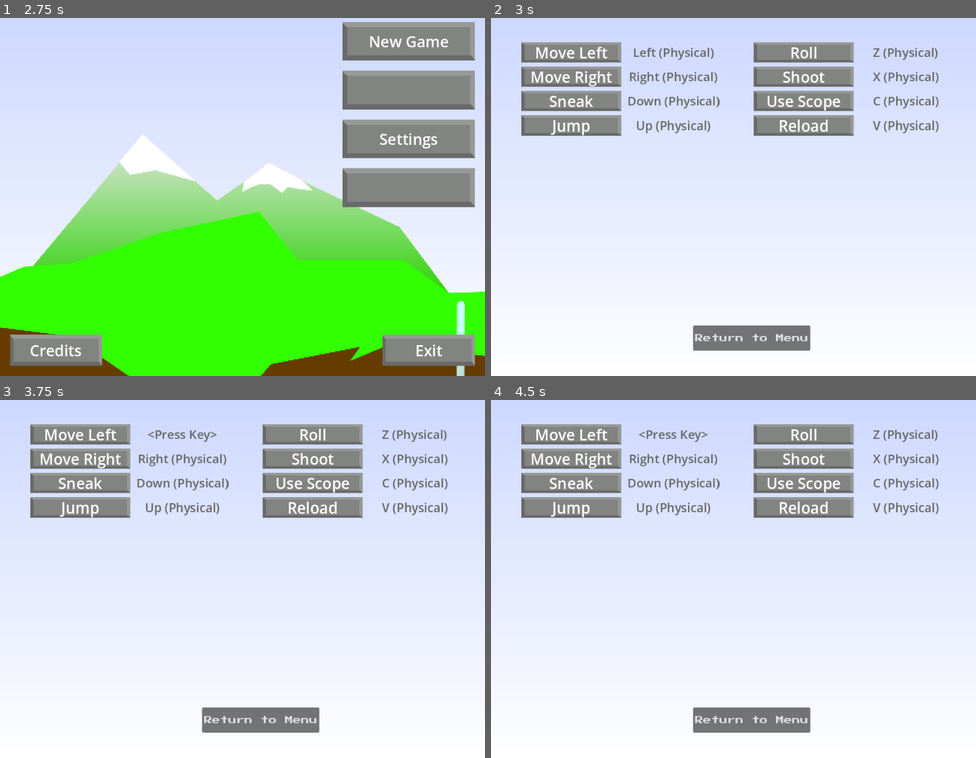
Above: before the commit, frames 1-4 (two rows, left to right).
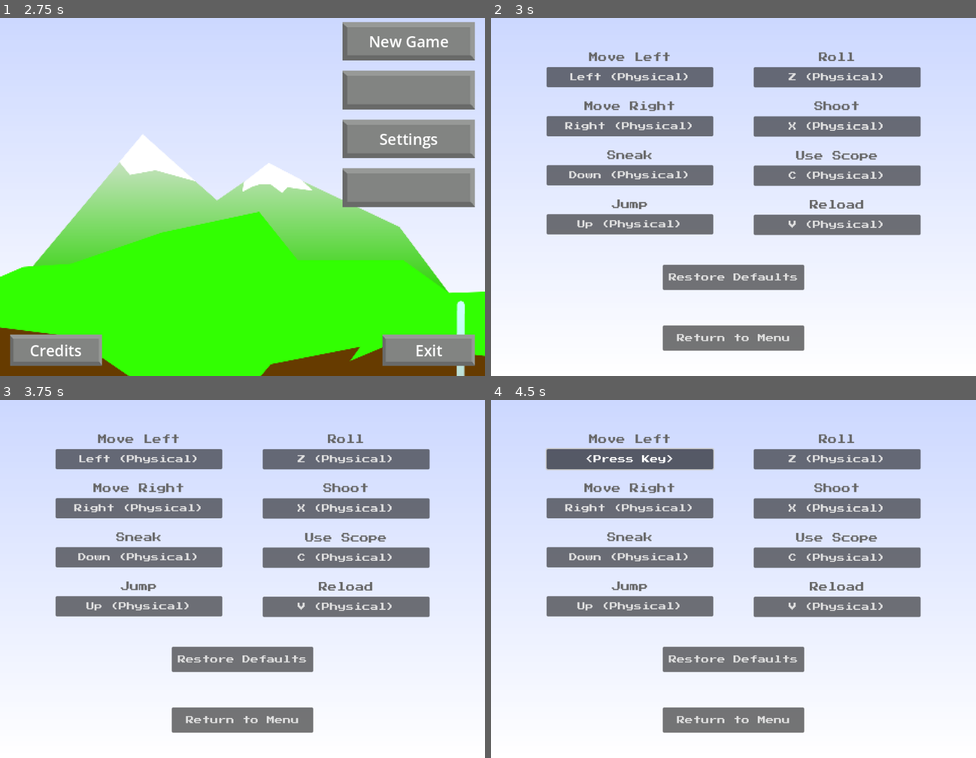
Above: after the commit, the same moments.

Repository: HMI-Studios/Skylands-WFA
Game: Godot game, scene res://ui/Intro.tscn
The game is run twice, just before and just after one commit, with the same random seed, the same clock (stepped at 60 frames per second) and the same inputs. Sound files missing from this copy of the repository are replaced by a short silence.
Inputs (mouse positions are in pixels of both pictures, inside the frame that each line leads up to):
- Up to frame 1 (2.75 s): move the mouse to (349, 175) at 0.52 s; hold C (scope) 0.53-1.28 s; hold Right (move_right) 0.53-2.03 s; click (349, 175) at 0.67 s; tap Up (jump) at 0.77, 1.52 s; move the mouse to (145, 211) at 1.27 s; tap X (shoot) at 1.35 s; tap Enter at 2 s; move the mouse to (291, 114) at 2.02 s; hold Left (move_left) from 2.03 s (still down); hold Space (space) from 2.03 s (still down)
- Up to frame 2 (3 s): release Left (move_left) at 2.75 s; release Space (space) at 2.75 s; click "Settings" at 2.75 s
- Up to frame 3 (3.75 s): click (82, 435) at 3.5 s, where only the run before the commit has a clickable "Move Left"
- Up to frame 4 (4.5 s): click (631, 460) at 4.25 s, where only the run after the commit has a clickable "Left (Physical)"

Frame 1 is identical in both runs. In frame 2, 25% of the frame differs, in the area x 6-93%, y 6-94%; in frame 3, 25%; in frame 4, 25%.

Commit message:
switch to a new button style

Diff:
--- a/project/scripts/ControlAssignBtn.gd
+++ b/project/scripts/ControlAssignBtn.gd
@@ -1,4 +1,4 @@
-extends HBoxContainer
+extends VBoxContainer
 
 
 @export var action: String
@@ -11,27 +11,27 @@
     assert(action)
     assert(title)
 
-    %Title.text = title
+    $Title.text = title
     if len(InputMap.action_get_events(action)) > 0:
-        $Keybind.text = InputMap.action_get_events(action)[0].as_text()
+        $Btn.text = InputMap.action_get_events(action)[0].as_text()
     else:
-        $Keybind.text = "<Unassigned>"
+        $Btn.text = "<Unassigned>"
 
 
 func _on_btn_toggled(toggled_on):
     button_pressed = toggled_on
     set_process_unhandled_input(button_pressed)
     if button_pressed:
-        $Keybind.text = "<Press Key>"
+        $Btn.text = "<Press Key>"
         release_focus()
     else:
-        $Keybind.text = InputMap.action_get_events(action)[0].as_text()
+        $Btn.text = InputMap.action_get_events(action)[0].as_text()
         grab_focus()
 
 
 func _unhandled_input(event):
-    if event.pressed and button_pressed:
+    if is_instance_of(event, InputEventKey) and event.pressed and button_pressed:
         InputMap.action_erase_events(action)
         InputMap.action_add_event(action, event)
         button_pressed = false
-        $Keybind.text = InputMap.action_get_events(action)[0].as_text()
+        $Btn.text = InputMap.action_get_events(action)[0].as_text()
--- a/project/scripts/ControlsMenu.gd
+++ b/project/scripts/ControlsMenu.gd
@@ -4,3 +4,8 @@
 func _on_button_pressed():
     Global.save_config()
     get_tree().change_scene_to_file("res://ui/PlayMenu.tscn")
+
+
+func _on_reset_pressed():
+    InputMap.load_from_project_settings()
+    get_tree().change_scene_to_file("res://ui/ControlsMenu.tscn")
--- /dev/null
+++ b/project/ui/ButtonTheme.tres
@@ -0,0 +1,6 @@
+[gd_resource type="Theme" load_steps=2 format=3 uid="uid://bncx8ccsmusd0"]
+
+[ext_resource type="FontFile" uid="uid://bvkcwtbd2ly5q" path="res://assets/PressStart2P-Regular.ttf" id="1_mcq5y"]
+
+[resource]
+default_font = ExtResource("1_mcq5y")
--- a/project/ui/ControlAssignBtn.tscn
+++ b/project/ui/ControlAssignBtn.tscn
@@ -1,47 +1,35 @@
 [gd_scene load_steps=5 format=3 uid="uid://cqmaewq3obtoo"]
 
 [ext_resource type="Script" path="res://scripts/ControlAssignBtn.gd" id="1_g4wei"]
-[ext_resource type="Texture2D" uid="uid://cmmfy86r88xr6" path="res://assets/menu/button1.png" id="1_vr51g"]
-
-[sub_resource type="LabelSettings" id="LabelSettings_e8cph"]
-font_size = 30
+[ext_resource type="Theme" uid="uid://bncx8ccsmusd0" path="res://ui/ButtonTheme.tres" id="2_ot1c4"]
+[ext_resource type="FontFile" uid="uid://bvkcwtbd2ly5q" path="res://assets/PressStart2P-Regular.ttf" id="3_t3ik5"]
 
 [sub_resource type="LabelSettings" id="LabelSettings_swjxq"]
-font_size = 24
+font = ExtResource("3_t3ik5")
+font_size = 18
 font_color = Color(0.4, 0.4, 0.4, 1)
 
-[node name="ControlAssignBtn" type="HBoxContainer"]
-offset_right = 400.0
-offset_bottom = 40.0
+[node name="ControlAssignBtn" type="VBoxContainer"]
+offset_right = 300.0
+offset_bottom = 120.0
+theme_override_constants/separation = 10
 script = ExtResource("1_g4wei")
 
-[node name="Btn" type="TextureButton" parent="."]
+[node name="Title" type="Label" parent="."]
 layout_mode = 2
 size_flags_horizontal = 3
 size_flags_vertical = 3
-toggle_mode = true
-texture_normal = ExtResource("1_vr51g")
-stretch_mode = 0
+text = "Keybind"
+label_settings = SubResource("LabelSettings_swjxq")
+horizontal_alignment = 1
+vertical_alignment = 2
 
-[node name="Title" type="Label" parent="Btn"]
-unique_name_in_owner = true
-layout_mode = 1
-anchors_preset = 15
-anchor_right = 1.0
-anchor_bottom = 1.0
-grow_horizontal = 2
-grow_vertical = 2
-text = "Action"
-label_settings = SubResource("LabelSettings_e8cph")
-horizontal_alignment = 1
-vertical_alignment = 1
-
-[node name="Keybind" type="Label" parent="."]
+[node name="Btn" type="Button" parent="."]
 layout_mode = 2
 size_flags_horizontal = 3
-text = "C"
-label_settings = SubResource("LabelSettings_swjxq")
-horizontal_alignment = 1
-vertical_alignment = 1
+size_flags_vertical = 3
+theme = ExtResource("2_ot1c4")
+toggle_mode = true
+text = "Action"
 
 [connection signal="toggled" from="Btn" to="." method="_on_btn_toggled"]
--- a/project/ui/ControlsMenu.tscn
+++ b/project/ui/ControlsMenu.tscn
@@ -2,7 +2,7 @@
 
 [ext_resource type="Script" path="res://scripts/ControlsMenu.gd" id="1_5ppfk"]
 [ext_resource type="PackedScene" uid="uid://cqmaewq3obtoo" path="res://ui/ControlAssignBtn.tscn" id="2_2qdy6"]
-[ext_resource type="FontFile" uid="uid://bvkcwtbd2ly5q" path="res://assets/PressStart2P-Regular.ttf" id="3_syjl6"]
+[ext_resource type="Theme" uid="uid://bncx8ccsmusd0" path="res://ui/ButtonTheme.tres" id="3_tcoif"]
 
 [node name="Controls" type="Control"]
 layout_mode = 3
@@ -15,30 +15,33 @@
 
 [node name="VBoxContainer" type="VBoxContainer" parent="."]
 layout_mode = 0
-offset_left = 60.0
+offset_left = 110.0
 offset_top = 60.0
-offset_right = 460.0
-offset_bottom = 196.0
-scale = Vector2(1.00128, 1.00306)
+offset_right = 440.0
+offset_bottom = 440.0
 theme_override_constants/separation = 8
 
 [node name="Move Left" parent="VBoxContainer" instance=ExtResource("2_2qdy6")]
 layout_mode = 2
+size_flags_vertical = 3
 action = "move_left"
 title = "Move Left"
 
 [node name="Move Right" parent="VBoxContainer" instance=ExtResource("2_2qdy6")]
 layout_mode = 2
+size_flags_vertical = 3
 action = "move_right"
 title = "Move Right"
 
 [node name="Sneak" parent="VBoxContainer" instance=ExtResource("2_2qdy6")]
 layout_mode = 2
+size_flags_vertical = 3
 action = "sneak"
 title = "Sneak"
 
 [node name="Jump" parent="VBoxContainer" instance=ExtResource("2_2qdy6")]
 layout_mode = 2
+size_flags_vertical = 3
 action = "jump"
 title = "Jump"
 
@@ -46,42 +49,57 @@
 layout_mode = 0
 offset_left = 520.0
 offset_top = 60.0
-offset_right = 920.0
-offset_bottom = 196.0
+offset_right = 850.0
+offset_bottom = 440.0
 scale = Vector2(1.00128, 1.00306)
 theme_override_constants/separation = 8
 
 [node name="Roll" parent="VBoxContainer2" instance=ExtResource("2_2qdy6")]
 layout_mode = 2
+size_flags_vertical = 3
 action = "roll"
 title = "Roll"
 
 [node name="Shoot" parent="VBoxContainer2" instance=ExtResource("2_2qdy6")]
 layout_mode = 2
+size_flags_vertical = 3
 action = "shoot"
 title = "Shoot"
 
 [node name="Use Scope" parent="VBoxContainer2" instance=ExtResource("2_2qdy6")]
 layout_mode = 2
+size_flags_vertical = 3
 action = "scope"
 title = "Use Scope"
 
 [node name="Reload" parent="VBoxContainer2" instance=ExtResource("2_2qdy6")]
 layout_mode = 2
+size_flags_vertical = 3
 action = "reload"
 title = "Reload"
 
+[node name="Reset" type="Button" parent="."]
+layout_mode = 2
+offset_left = 340.0
+offset_top = 500.0
+offset_right = 620.0
+offset_bottom = 550.0
+theme = ExtResource("3_tcoif")
+text = "Restore Defaults"
+
 [node name="HBoxContainer" type="HBoxContainer" parent="."]
 layout_mode = 0
-offset_left = 400.0
+offset_left = 340.0
 offset_top = 620.0
-offset_right = 560.0
+offset_right = 620.0
 offset_bottom = 670.0
 alignment = 1
 
 [node name="Button" type="Button" parent="HBoxContainer"]
 layout_mode = 2
-theme_override_fonts/font = ExtResource("3_syjl6")
+size_flags_horizontal = 3
+theme = ExtResource("3_tcoif")
 text = "Return to Menu"
 
+[connection signal="pressed" from="Reset" to="." method="_on_reset_pressed"]
 [connection signal="pressed" from="HBoxContainer/Button" to="." method="_on_button_pressed"]
